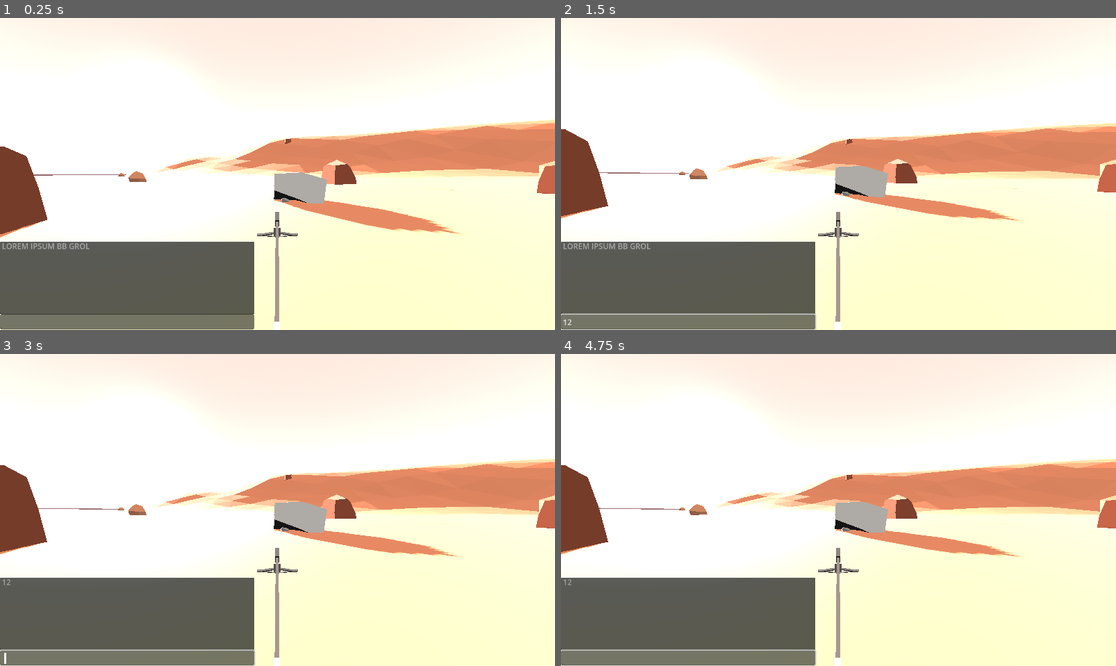
Above: before the commit, frames 1-4 (two rows, left to right).
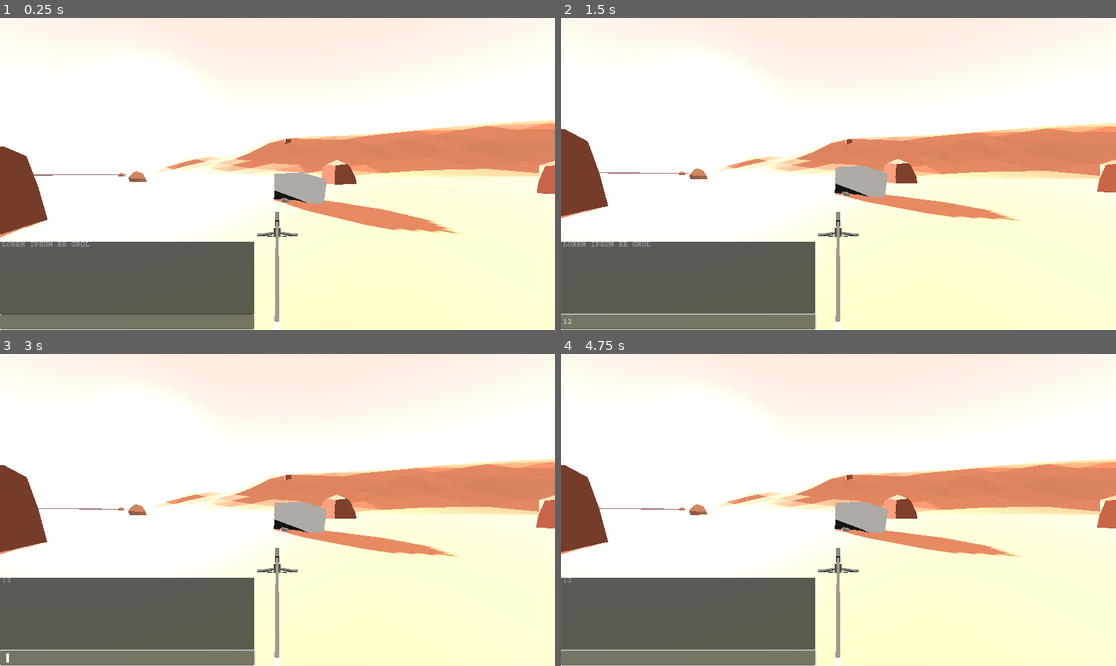
Above: after the commit, the same moments.

Repository: PandorasGit/RoverGame
Game: Godot game, scene res://DevRoom.tscn
The game is run twice, just before and just after one commit, with the same random seed, the same clock (stepped at 60 frames per second) and the same inputs.
Inputs (mouse positions are in pixels of both pictures, inside the frame that each line leads up to):
- Up to frame 1 (0.25 s): no input
- Up to frame 2 (1.5 s): click (688, 320) at 0.52 s; type "12" at 0.6 s
- Up to frame 3 (3 s): tap Enter at 2 s; tap Space at 2.75 s
- Up to frame 4 (4.75 s): no input

The runs differ from the first frame. In frame 1, 0.2% of the frame differs, in the area x 0-17%, y 71-75%; in frame 2, 0.2%, in the area x 0-17%, y 71-99%; in frame 3, less than 0.1%; in frame 4, less than 0.1%.

Commit message:
Add font to terminal

Diff:
--- a/project/console/console.tscn
+++ b/project/console/console.tscn
@@ -1,6 +1,7 @@
-[gd_scene load_steps=2 format=3 uid="uid://ku2ktx5wi7fd"]
+[gd_scene load_steps=3 format=3 uid="uid://ku2ktx5wi7fd"]
 
 [ext_resource type="Script" path="res://console/console.gd" id="1_3mnot"]
+[ext_resource type="FontFile" uid="uid://ca52hre42v2ng" path="res://common/CourierPrime-Regular.ttf" id="2_1albp"]
 
 [node name="console" type="Control"]
 layout_mode = 3
@@ -22,6 +23,7 @@
 offset_bottom = -32.0
 grow_vertical = 0
 theme_override_constants/line_spacing = -5
+theme_override_fonts/font = ExtResource("2_1albp")
 placeholder_text = "LOREM IPSUM BB GROL"
 editable = false
 
@@ -33,6 +35,7 @@
 offset_right = 528.0
 offset_bottom = -1.0
 theme_override_constants/caret_width = 5
+theme_override_fonts/font = ExtResource("2_1albp")
 caret_blink = true
 
 [connection signal="text_changed" from="History" to="History" method="_on_text_changed"]
Binary file added: project/common/CourierPrime-Bold.ttf
Not shown, added: project/common/CourierPrime-Bold.ttf.import
Binary file added: project/common/CourierPrime-Regular.ttf
Not shown, added: project/common/CourierPrime-Regular.ttf.import
Not shown, added: README.md
Not shown, added: licenses/OFL.txt
